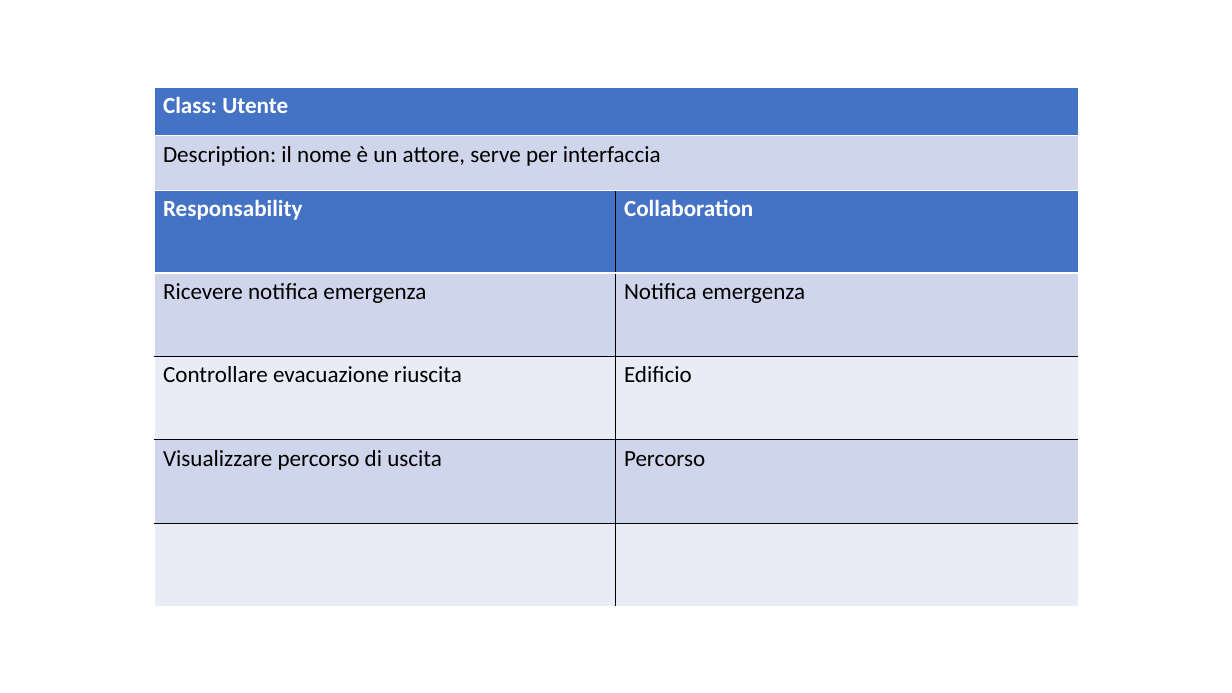
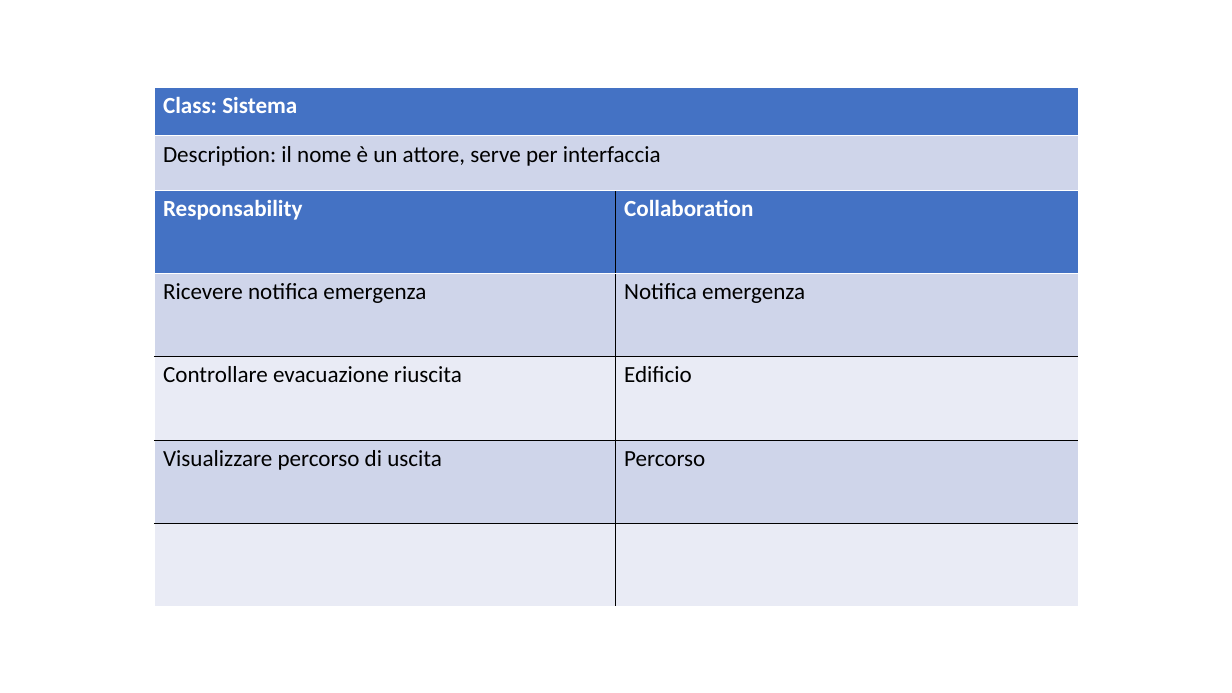
Before and after one commit to ecorradini/ProgettoIDS, a slide deck: slide 3 of AnalisiRequisiti/CRC/UT4/CRC_UT4.ppt. Drawn at 1232x693 pixels with LibreOffice and Linux fonts; fonts in the diff are those of the drawing. Boxes give left, top, right and bottom in pixels: in the first picture for what was removed or moved away, otherwise in the second. Text is boxed around its words. In the diff, an @@ line names an element or a change of style, - is before the commit and + after.

```diff
--- a/AnalisiRequisiti/CRC/UT4/CRC_UT4.ppt
+++ b/AnalisiRequisiti/CRC/UT4/CRC_UT4.ppt
@@ table at bbox=[154, 87, 1078, 190] @@
-row 1, column 1: Class: Utente
+row 1, column 1: Class: Sistema
@@ line spacing 1 to 0.98 @@
@@ borders changed @@
```
Also in this commit, not shown: 9 other slides changed, 1 other file.
